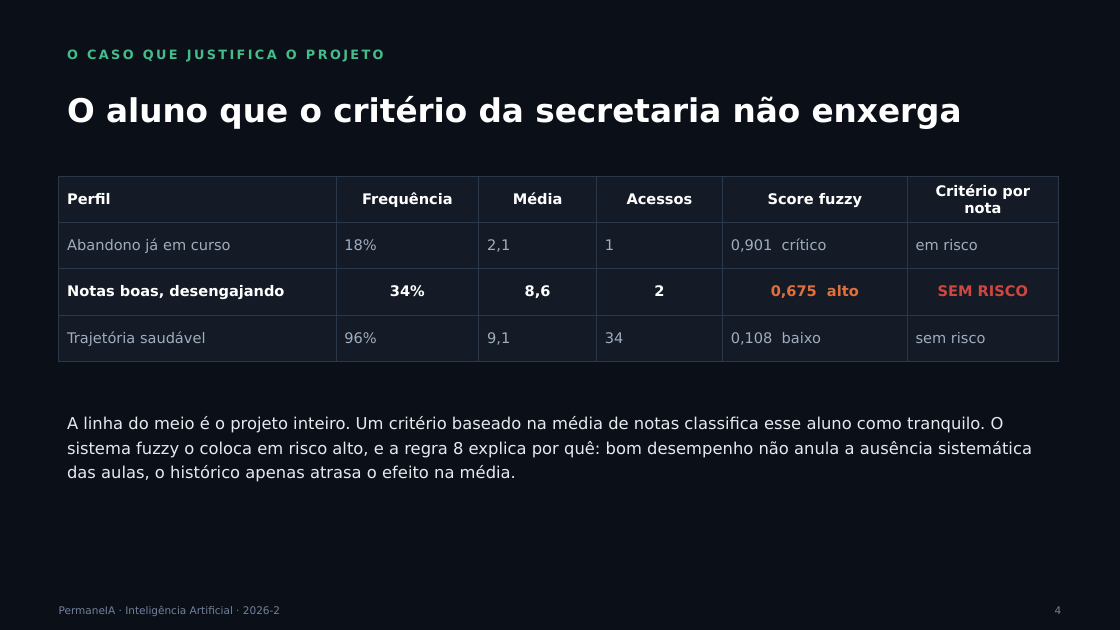
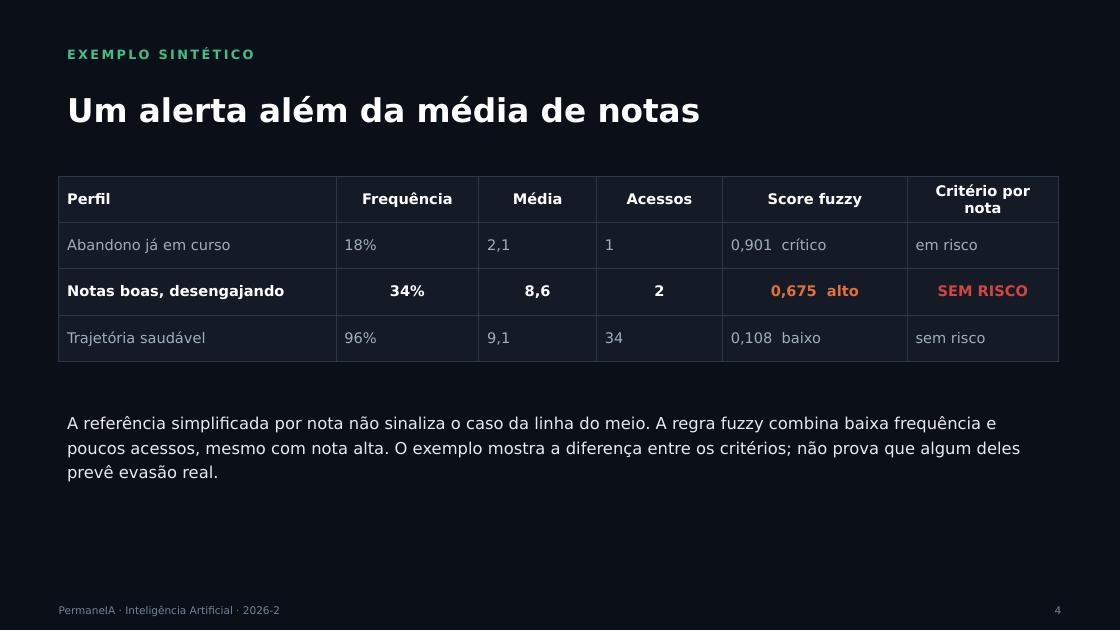
Before and after one commit to fabriciojunio/permaneia, a slide deck: slide 4 of PermaneIA-Apresentacao.pptx. Drawn at 1120x630 pixels with LibreOffice and Linux fonts; fonts in the diff are those of the drawing. Boxes give left, top, right and bottom in pixels: in the first picture for what was removed or moved away, otherwise in the second. Text is boxed around its words. In the diff, an @@ line names an element or a change of style, - is before the commit and + after.

```diff
--- a/PermaneIA-Apresentacao.pptx
+++ b/PermaneIA-Apresentacao.pptx
@@ text at [67,49,254,59]: text changed @@
-O CASO QUE JUSTIFICA O PROJETO
+EXEMPLO SINTÉTICO
@@ text at [67,96,701,123]: text changed @@
-O aluno que o critério da secretaria não enxerga
+Um alerta além da média de notas
@@ text at [67,416,1021,482]: text changed @@
-A linha do meio é o projeto inteiro. Um critério baseado na média de notas classifica esse aluno como tranquilo. O sistema fuzzy o coloca em risco alto, e a regra 8 explica por quê: bom desempenho não anula a ausência sistemática das aulas, o histórico apenas atrasa o efeito na média.
+A referência simplificada por nota não sinaliza o caso da linha do meio. A regra fuzzy combina baixa frequência e poucos acessos, mesmo com nota alta. O exemplo mostra a diferença entre os critérios; não prova que algum deles prevê evasão real.
```
Also in this commit, not shown: 1 other slide changed, 1 slide added, 1 slide removed, 16 other files.
